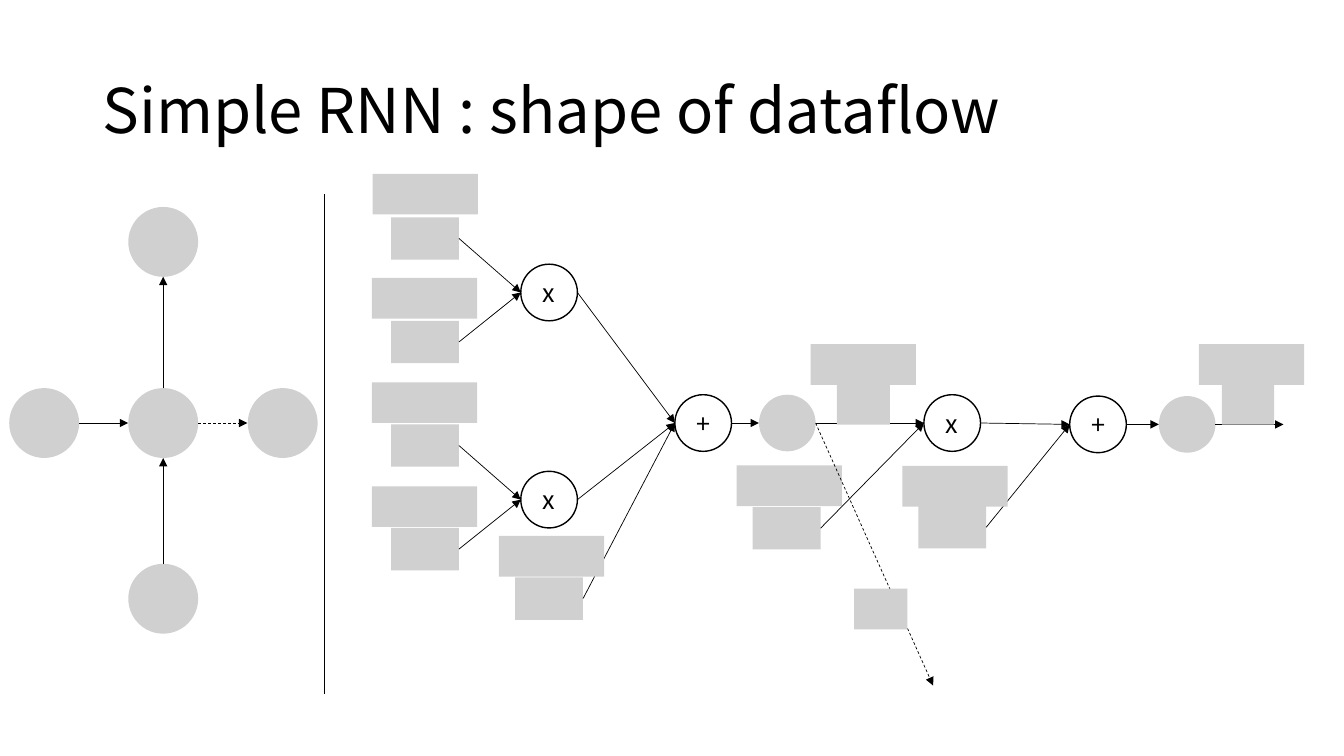
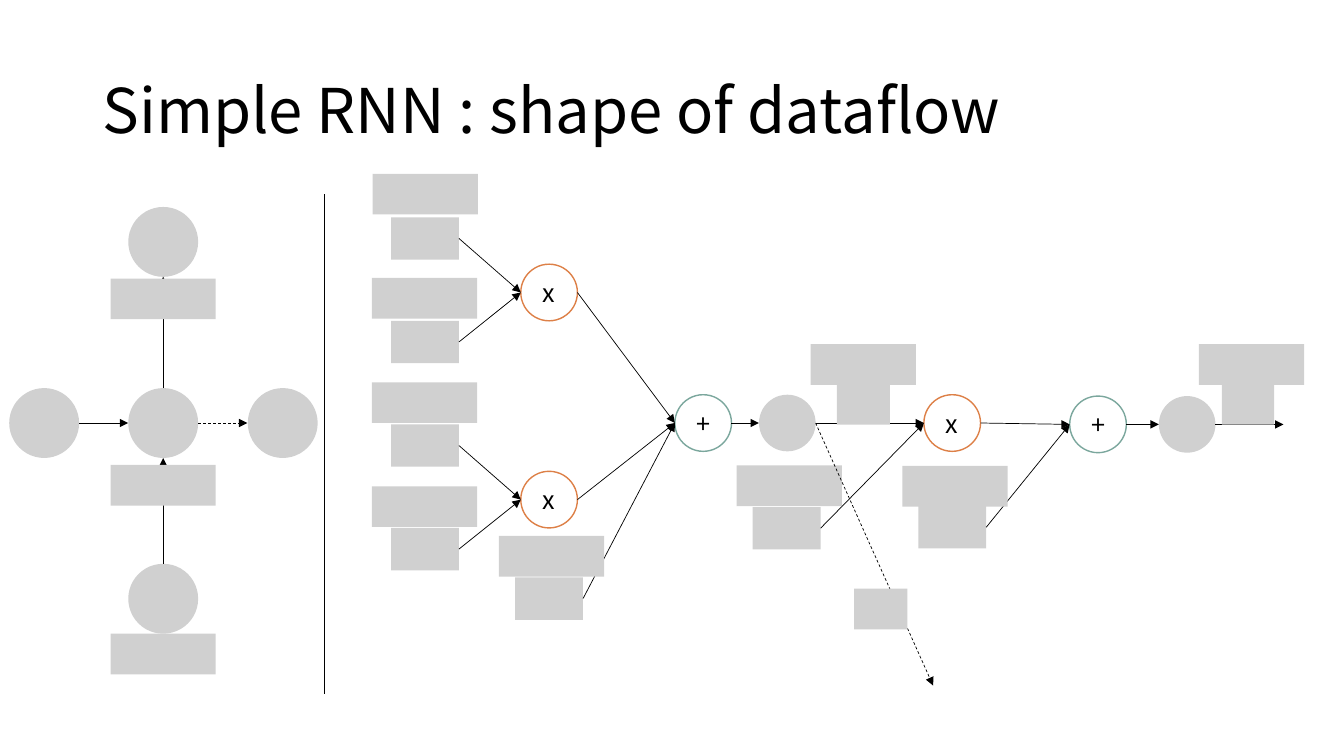
Before and after one commit to taeminlee/taeminlee.github.io_backupo, a slide deck: slide 14 of assets/figures.pptx (slide 10 before the commit). Drawn at 1344x756 pixels with LibreOffice and Linux fonts; fonts in the diff are those of the drawing; grey boxes stand for pictures. Boxes give left, top, right and bottom in pixels: in the first picture for what was removed or moved away, otherwise in the second. Text is boxed around its words. In the diff, an @@ line names an element or a change of style, - is before the commit and + after.

```diff
--- a/assets/figures.pptx
+++ b/assets/figures.pptx
@@ picture added at box(111, 278, 216, 319) @@
@@ ellipse "+" at box(676, 395, 732, 452): outline #000000 1 pt to #7BA79D 1 pt @@
@@ outline #000000 1 pt to #DD8047 1 pt in 3 elements at box(521, 264, 578, 321), box(521, 472, 578, 528), box(925, 395, 981, 452) @@
@@ ellipse "+" at box(1070, 396, 1126, 453): outline #000000 1 pt to #7BA79D 1 pt @@
@@ picture added at box(111, 465, 216, 505) @@
@@ picture added at box(111, 634, 216, 675) @@
```
Also in this commit, not shown: 11 other slides changed, 12 slides added, 1 slide removed, 5 other files.
